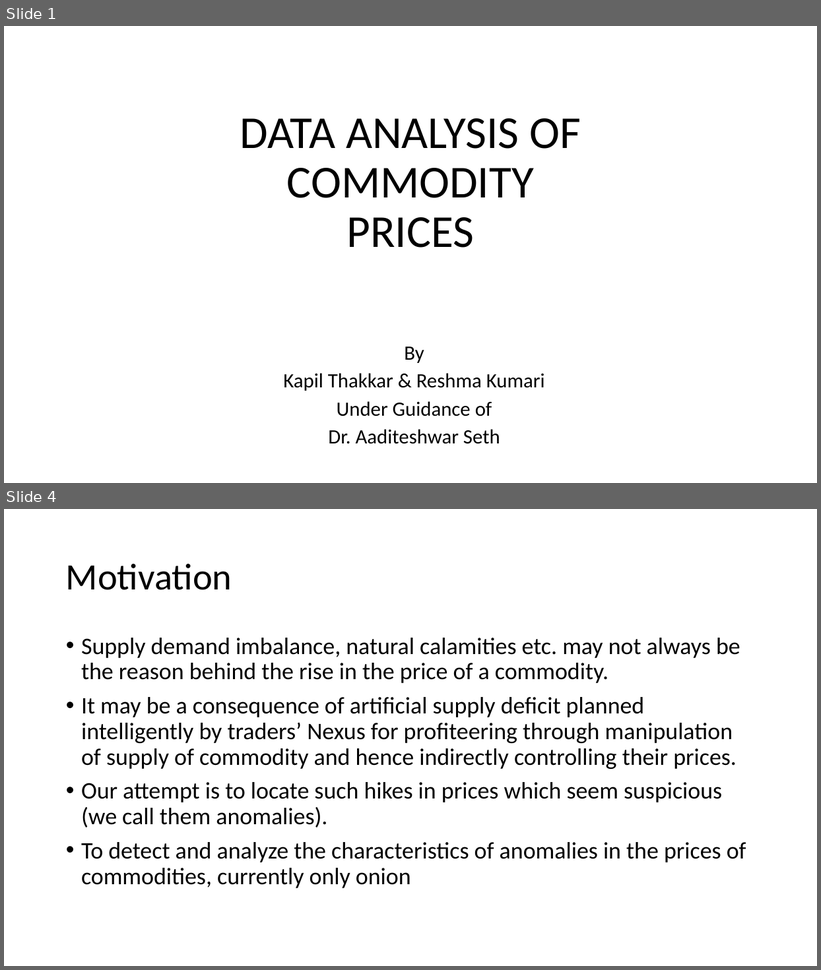
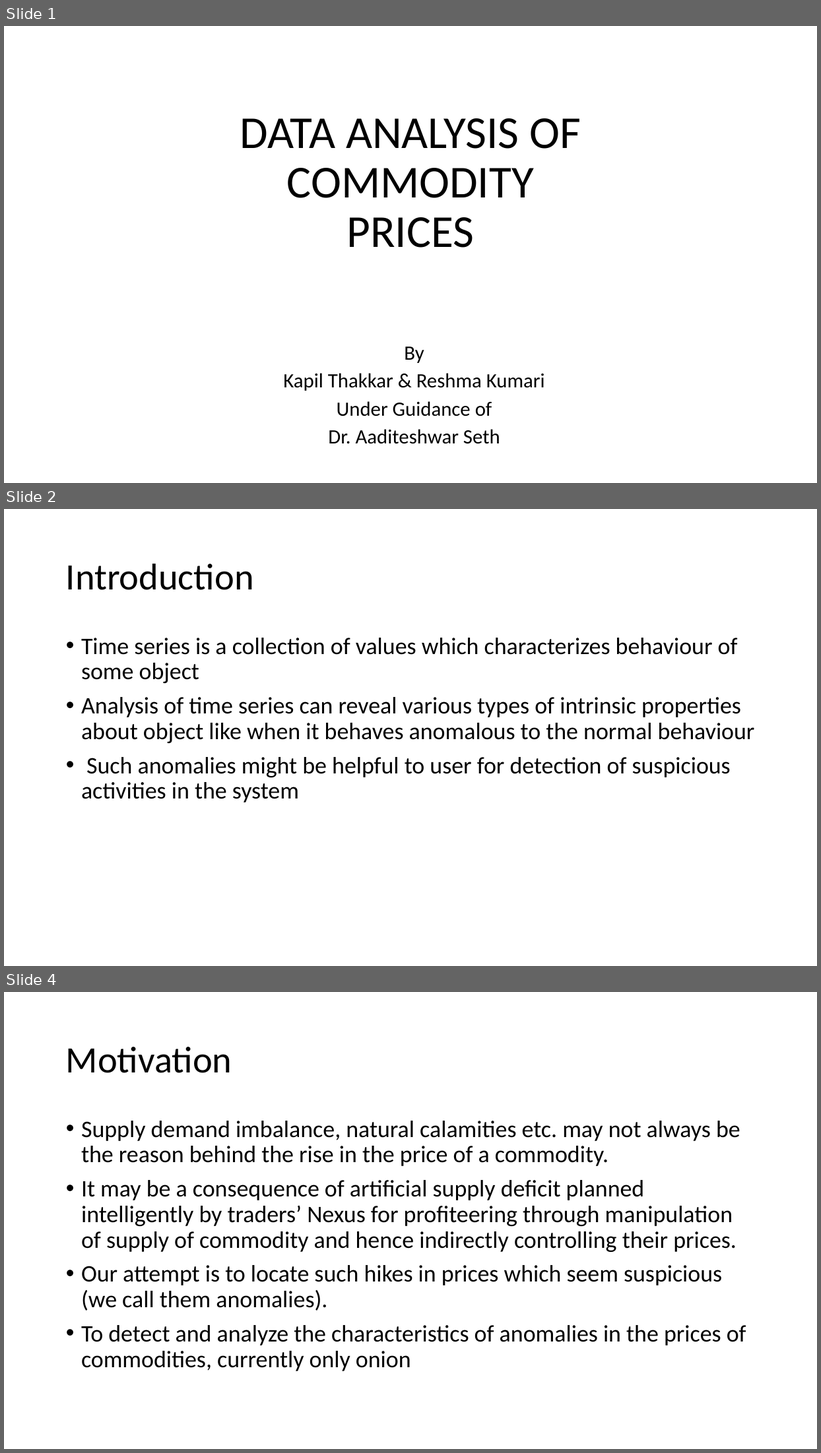
Before and after one commit to baldvaritesh/mtp, a slide deck: thesisPresentation/Thesis.pptx. Shown one above the other, each under a label of ours: slides 1 and 4 before the commit, slides 1, 2 and 4 after it; the slides between them are not shown. The pictures are 821x970 and 821x1453 pixels, drawn with LibreOffice and Linux fonts; fonts in the diff are those of the drawing. Boxes give left, top, right and bottom in pixels: in the first picture for what was removed or moved away, otherwise in the second. Text is boxed around its words. In the diff, an @@ line names an element or a change of style, - is before the commit and + after.

```diff
--- a/thesisPresentation/Thesis.pptx
+++ b/thesisPresentation/Thesis.pptx
@@ slide 2 added at box(4, 509, 817, 966), background #FFFFFF @@
@@ title added at box(66, 563, 254, 590), 44 pt, text #000000 @@
+Introduction
@@ text added at box(81, 638, 755, 803), 28 pt, text #000000 @@
+• Time series is a collection of values which characterizes behaviour of some object
+• Analysis of time series can reveal various types of intrinsic properties about object like when it behaves anomalous to the normal behaviour
+• Such anomalies might be helpful to user for detection of suspicious activities in the system
```
Also in this commit, not shown: 1 slide changed, 15 other slides added, 1 slide removed, 11 other files.
